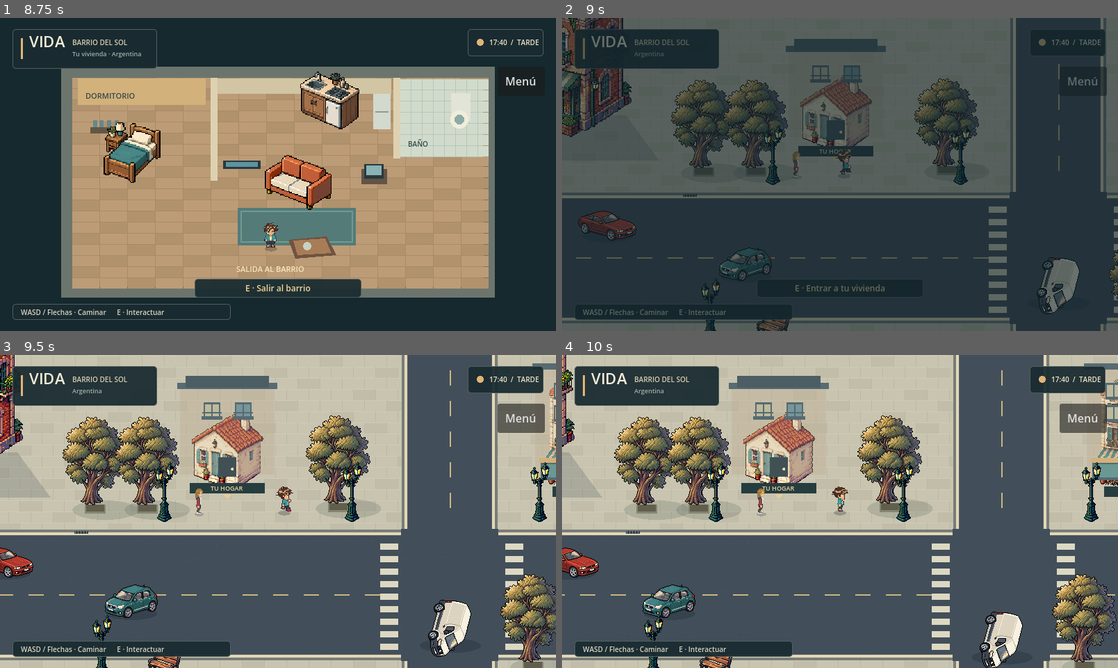
Above: before the commit, frames 1-4 (two rows, left to right).
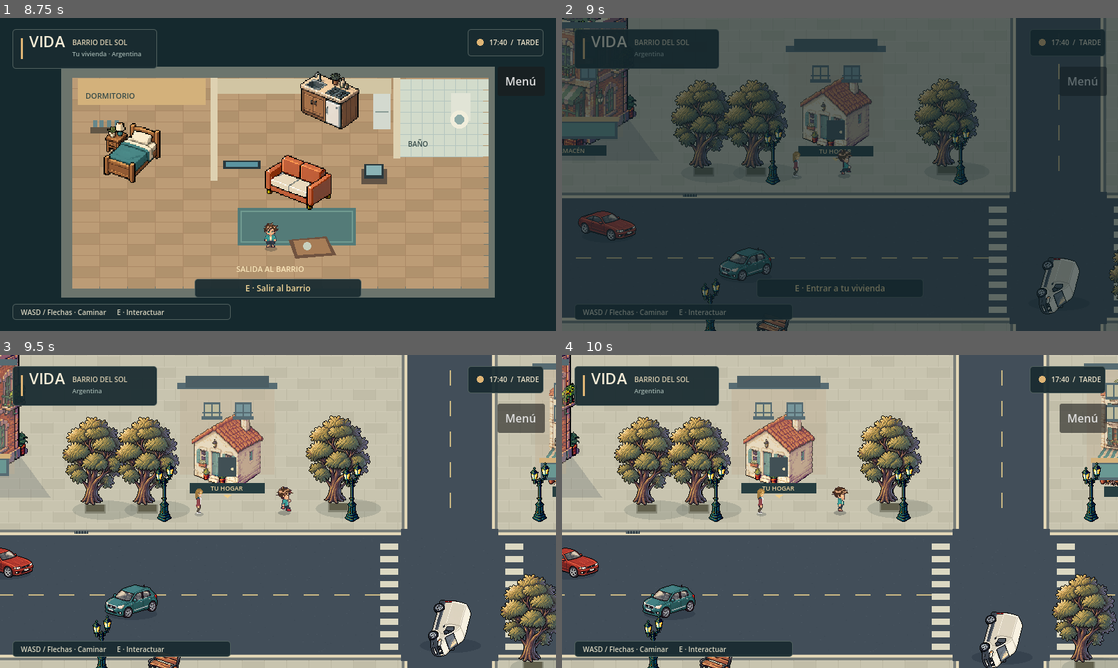
Above: after the commit, the same moments.

Repository: AgustinWojtyszyn/Life--simulador-de-vida
Game: Godot game, scene res://scenes/app.tscn
Same seed, same stepped clock (60 frames per second), same inputs: the game is played once before the commit and once after it.
Inputs (mouse positions are in pixels of both pictures, inside the frame that each line leads up to):
- Up to frame 1 (8.75 s): click "Nueva partida" at 0.5 s; click "Hombre" at 1.25 s; click "Clara" at 2 s; click "Natural" at 2.75 s; click "Castaño" at 3.5 s; click "Turquesa" at 4.25 s; click "Gris" at 5 s; click "Continuar → Elegir país" at 5.75 s; click "Comenzar mi vida" at 6.5 s; click "Menú" at 7.25 s; click "Seguir jugando" at 8 s
- Up to frame 2 (9 s): tap Enter at 8.75 s; move the mouse to (962, 158) at 8.77 s; hold D (move_right) from 8.78 s (still down); tap E (interact) at 8.85 s; click (962, 158) at 8.92 s
- Up to frame 3 (9.5 s): keep holding D (move_right)
- Up to frame 4 (10 s): release D (move_right) at 9.5 s; drag from (728, 527) to (812, 574) at 9.52 s

Frame 1 is identical in both runs. In frame 2, 2.9% of the frame differs, in the area x 0-14%, y 0-44%; in frame 3, 1.2%; in frame 4, 0.7%.

Commit message:
feat: vary and open the original commercial frontage

Diff:
--- a/scripts/playground.gd
+++ b/scripts/playground.gd
@@ -43,10 +43,10 @@
 		Rect2(0, 0, 16, 1600), Rect2(2384, 0, 16, 1600)]:
 		add_solid(rect)
 	# Northern commercial frontage, a side street, and a second block.
-	add_asset("buildings/cafe", Vector2(195, 318), Vector2(230, 268), Rect2(-87, -64, 166, 58))
-	add_asset("buildings/market", Vector2(445, 320), Vector2(220, 220), Rect2(-83, -58, 160, 53))
-	add_asset("buildings/cafe", Vector2(704, 315), Vector2(230, 268), Rect2(-87, -64, 166, 58), Color("e3d3c8"))
-	add_asset("buildings/market", Vector2(1168, 324), Vector2(264, 264), Rect2(-100, -70, 193, 64))
+	add_frontage("cafe", Vector2(195, 318), Vector2(230, 268), Rect2(-87, -64, 166, 58), 0)
+	add_frontage("market", Vector2(445, 320), Vector2(220, 220), Rect2(-83, -58, 160, 53), 1)
+	add_frontage("cafe", Vector2(704, 315), Vector2(230, 268), Rect2(-87, -64, 166, 58), 2)
+	add_frontage("market", Vector2(1168, 324), Vector2(264, 264), Rect2(-100, -70, 193, 64), 3)
 	var parked_positions := [Vector2(1126, 732), Vector2(1304, 732), Vector2(1126, 876), Vector2(1304, 876)]
 	var parked_models := ["car", "van", "coupe", "taxi"]
 	for i in parked_positions.size():
@@ -137,6 +137,22 @@
 	add_child(body)
 	solid_rects.append(rect)
 
+func add_frontage(asset: String, pos: Vector2, size: Vector2, footprint: Rect2, index: int) -> void:
+	var building := CityBuilding.new()
+	building.position = pos
+	building.size = size
+	building.country_id = WorldManager.country.id
+	building.variant = BuildingVariants.make(building.country_id, "shop", index + 13)
+	building.access = CityBuilding.Access.ENTERABLE
+	building.interior_type = "cafe" if asset == "cafe" else "shop"
+	building.title = WorldManager.country.shop_names[1 if asset == "cafe" else 0]
+	building.building_id = "%s_front_%d" % [building.country_id, index]
+	building.facade = load("res://assets/city/buildings/%s.png" % asset) if building.country_id == "ar" else load(WorldManager.country.facade)
+	add_child(building)
+	city_objects.append(building)
+	occluders.append(building.get_child(0))
+	add_solid(Rect2(pos + footprint.position, footprint.size))
+
 func add_asset(asset: String, pos: Vector2, size: Vector2, footprint: Rect2, tint := Color.WHITE) -> void:
 	var prop := Node2D.new()
 	prop.name = asset.get_file().capitalize()
@@ -187,6 +203,8 @@
 		var local_head := sprite.to_local(player.position - Vector2(0, 15))
 		var covered: bool = behind and sprite.get_rect().has_point(local_head)
 		sprite.modulate.a = move_toward(sprite.modulate.a, 0.45 if covered else 1.0, delta * 4.0)
+		if sprite.get_parent() is CityBuilding:
+			sprite.get_parent().modulate.a = sprite.modulate.a
 
 func build_expansion() -> void:
 	var data: DistrictData = WorldManager.district
